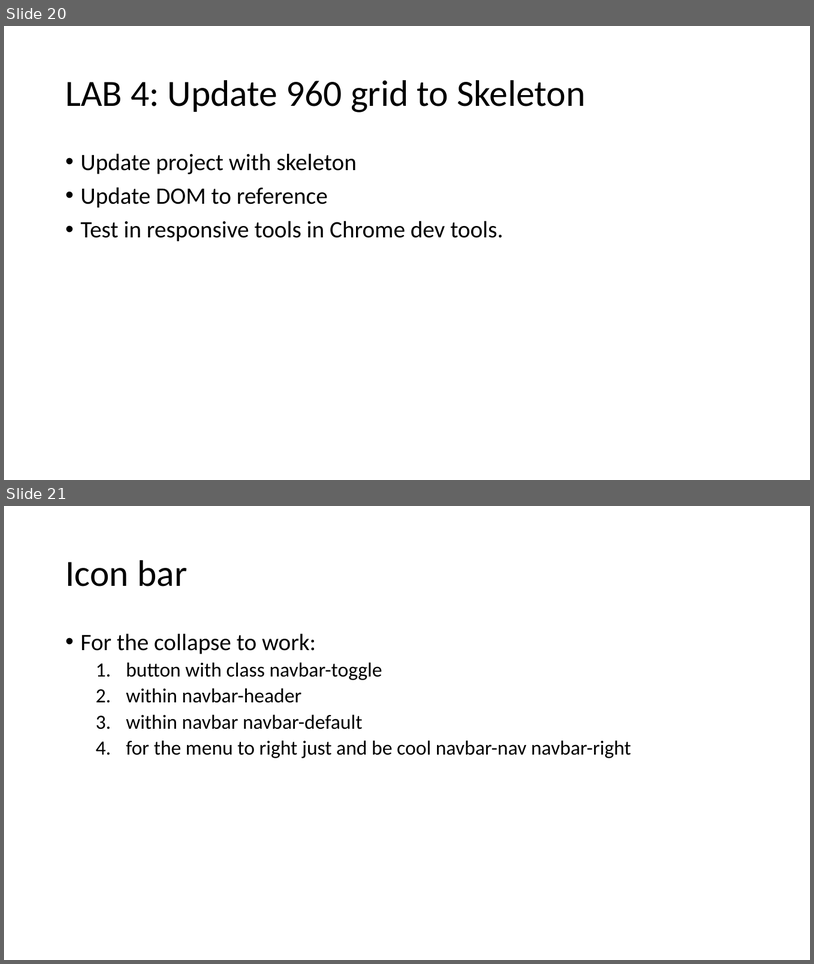
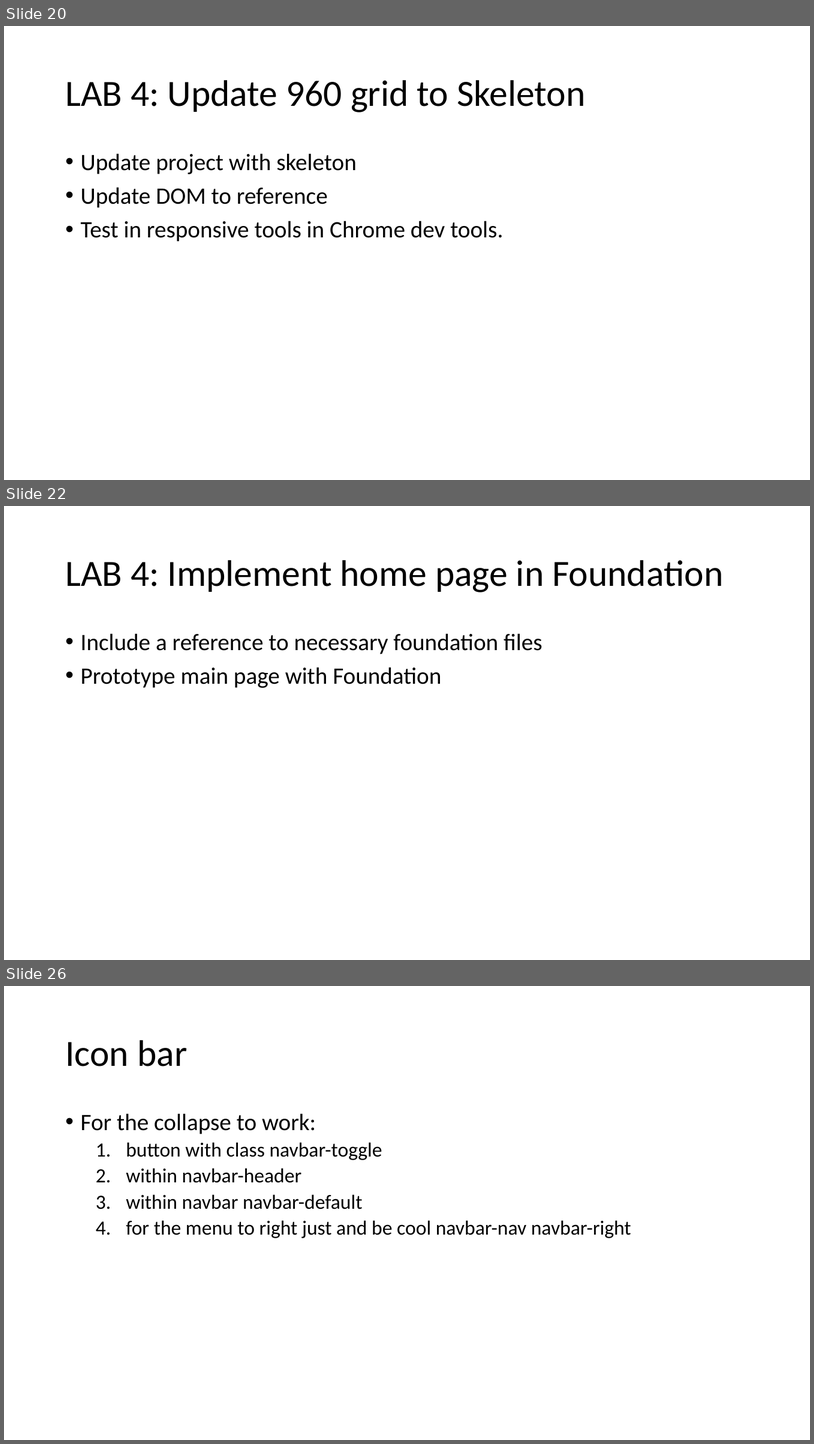
Before and after one commit to mlybrand/ResponsiveWebDesign, a slide deck: presentation/ResponsiveWebDesign.pptx. Shown one above the other, each under a label of ours: slides 20 and 21 before the commit, slides 20, 22 and 26 after it; the slides between them are not shown. The pictures are 814x964 and 814x1444 pixels, drawn with LibreOffice and Linux fonts; fonts in the diff are those of the drawing. Boxes give left, top, right and bottom in pixels: in the first picture for what was removed or moved away, otherwise in the second. Text is boxed around its words. In the diff, an @@ line names an element or a change of style, - is before the commit and + after.

```diff
--- a/presentation/ResponsiveWebDesign.pptx
+++ b/presentation/ResponsiveWebDesign.pptx
@@ slide 22 added at [4, 506, 810, 960], background #FFFFFF @@
@@ title added at [65, 560, 723, 592], 44 pt, text #000000 @@
+LAB 4: Implement home page in Foundation
@@ text added at [81, 633, 542, 688], 28 pt, text #000000 @@
+• Include a reference to necessary foundation files
+• Prototype main page with Foundation
@@ what was slide 21 is now slide 26 @@
```
Also in this commit, not shown: 4 other slides added.
